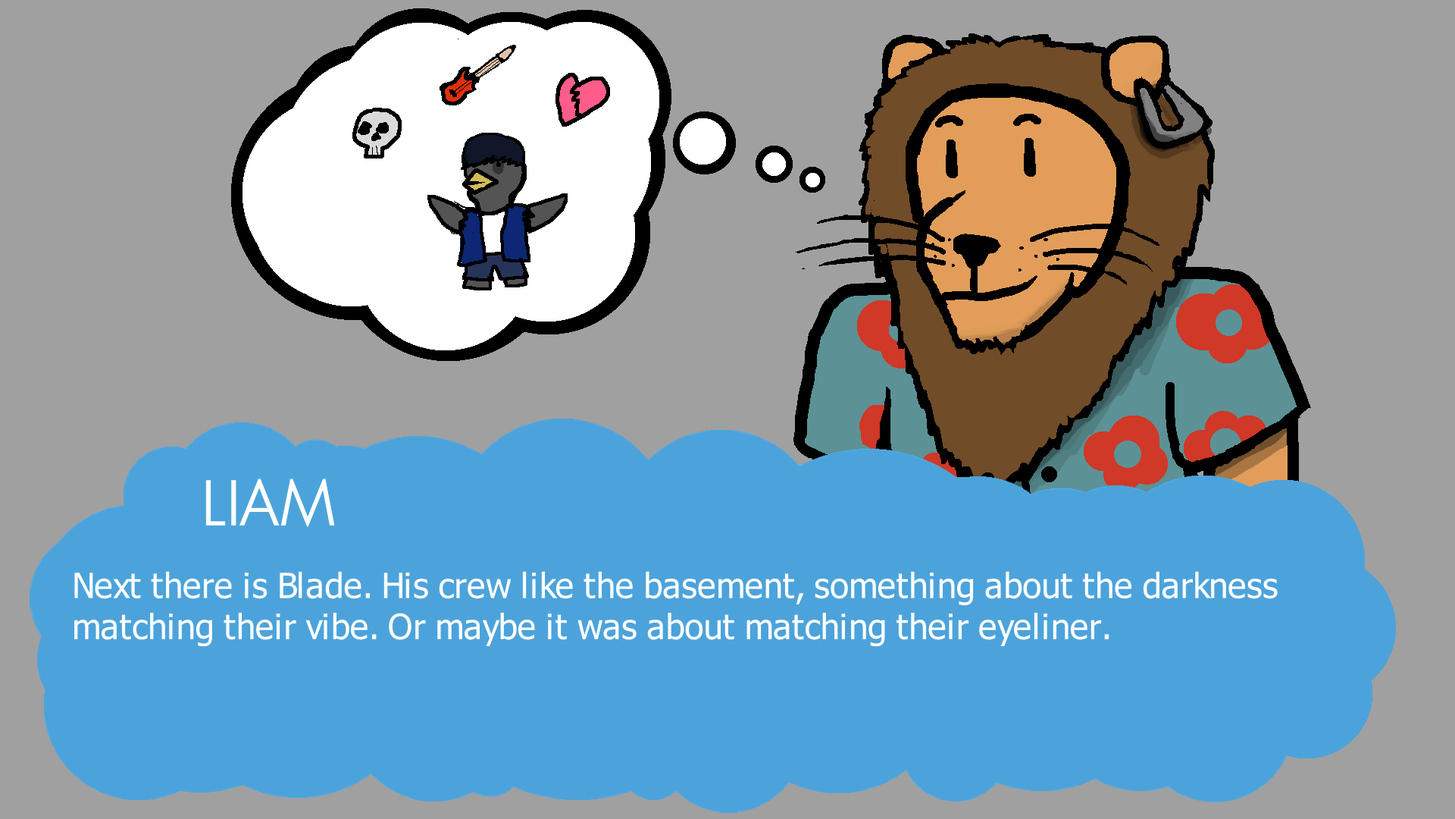
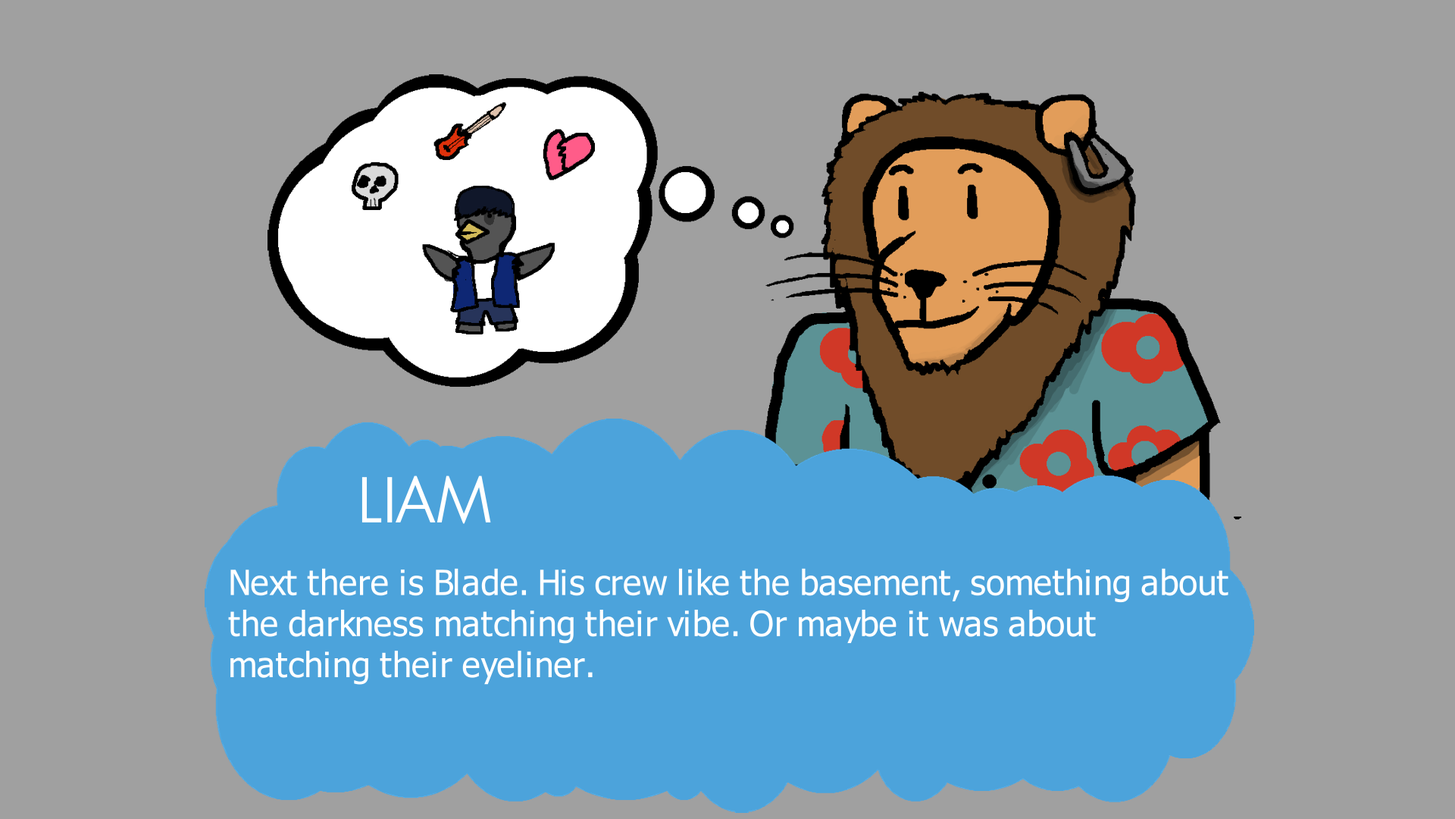
Comparing the layer stacks of the two 1455 × 819 images. Changes:
added group "Group 3" with 2 layers above "Group 2" over <box>204,391,1272,813</box>
added layer "Bubble" in group "Group 3" over <box>204,391,1272,813</box>
moved "Group 2" (1st of 2) above "Group 2" over <box>194,8,1397,728</box>
painted on "Shadow" (1st of 2, in "Group 2") over <box>582,9,1397,728</box>
painted on "Lines Merged" (1st of 4, in "Group 2") over <box>194,8,1380,583</box>
painted on "Lines Merged" (2nd of 4, in "Group 2") over <box>679,33,1397,680</box>
painted on "Color" (1st of 2, in "Group 2") over <box>194,8,1359,534</box>
added group "Group 2" (2nd of 2) with 5 layers above "Vector Layer 1" over <box>242,8,1397,680</box>
added layer "Shadow" (2nd of 2, in "Group 2") in group "Group 2" over <box>873,97,1213,506</box>
added layer "Lines Merged" (3rd of 4, in "Group 2") in group "Group 2" over <box>242,8,1397,680</box>
added layer "Lines Merged" (4th of 4, in "Group 2") in group "Group 2" over <box>727,48,1262,534</box>
added layer "Color" (2nd of 2, in "Group 2") in group "Group 2" over <box>242,48,1213,527</box>
removed layer "Paint Layer 1" over <box>29,339,1397,813</box>
painted on "Background" (1st of 2) over <box>29,8,1397,813</box>
